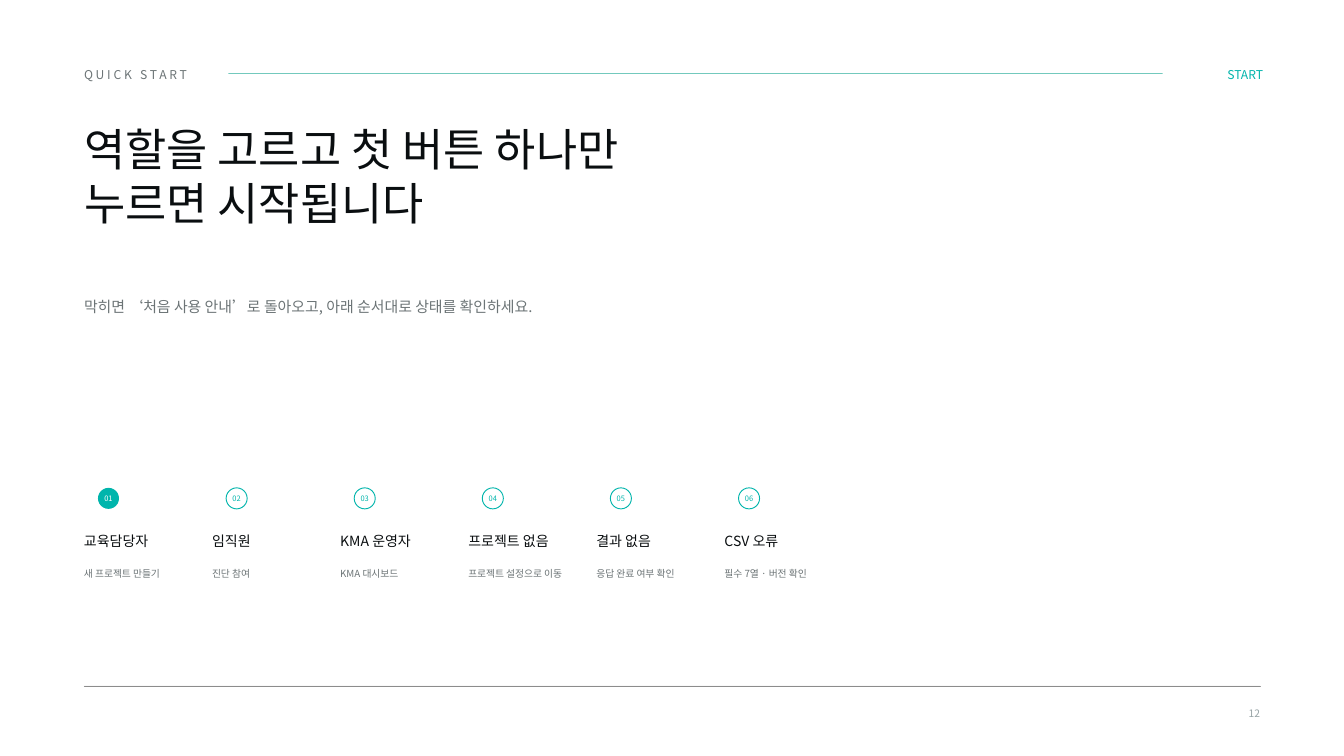
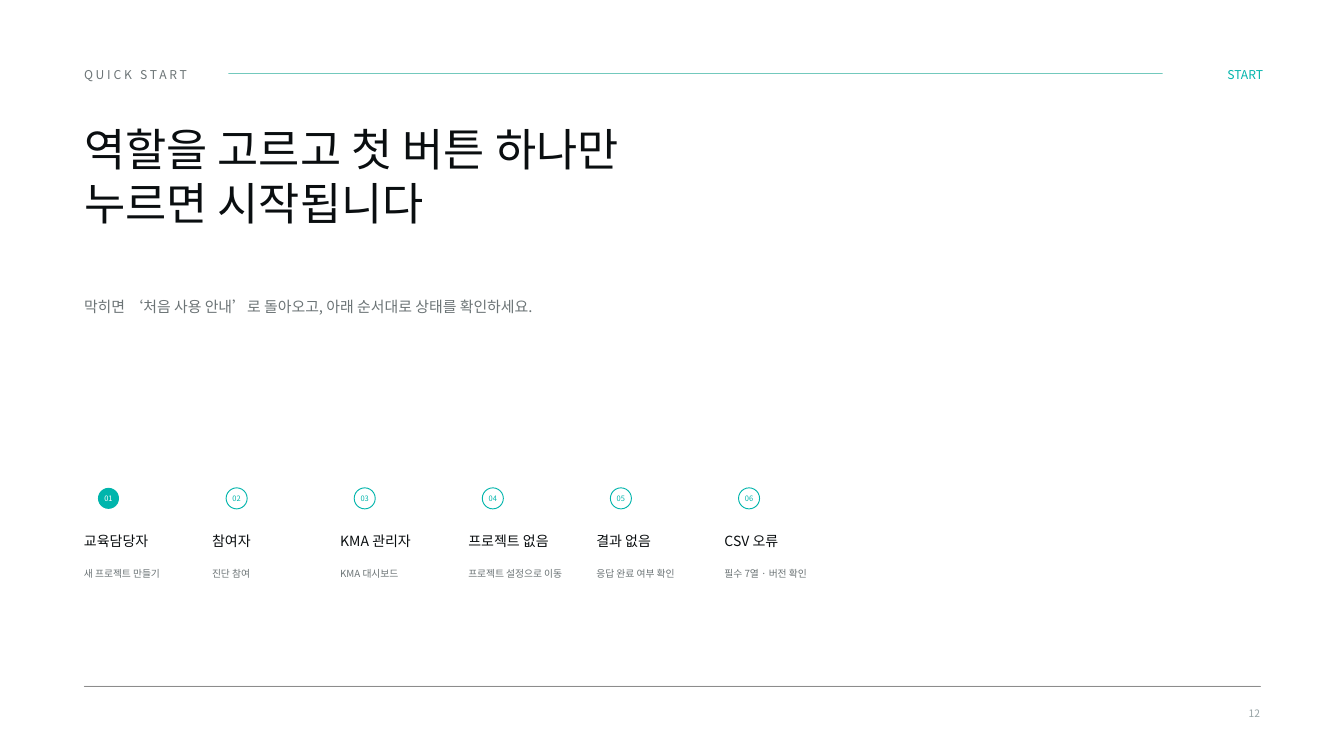
Before and after one commit to skytree96-cmyk/KMA_TAB_v2, a slide deck: slide 12 of docs/TAP_빠른사용가이드_v3.pptx. Drawn at 1344x756 pixels with LibreOffice and Linux fonts; fonts in the diff are those of the drawing; grey boxes stand for pictures; background and template pictures are left out. Boxes give left, top, right and bottom in pixels: in the first picture for what was removed or moved away, otherwise in the second. Text is boxed around its words. In the diff, an @@ line names an element or a change of style, - is before the commit and + after.

```diff
--- a/docs/TAP_빠른사용가이드_v3.pptx
+++ b/docs/TAP_빠른사용가이드_v3.pptx
@@ text at [212,534,251,547]: text changed @@
-임직원
+참여자
@@ text at [340,534,411,547]: text changed @@
-KMA 운영자
+KMA 관리자
```
Also in this commit, not shown: 7 other slides changed, 8 other files.
